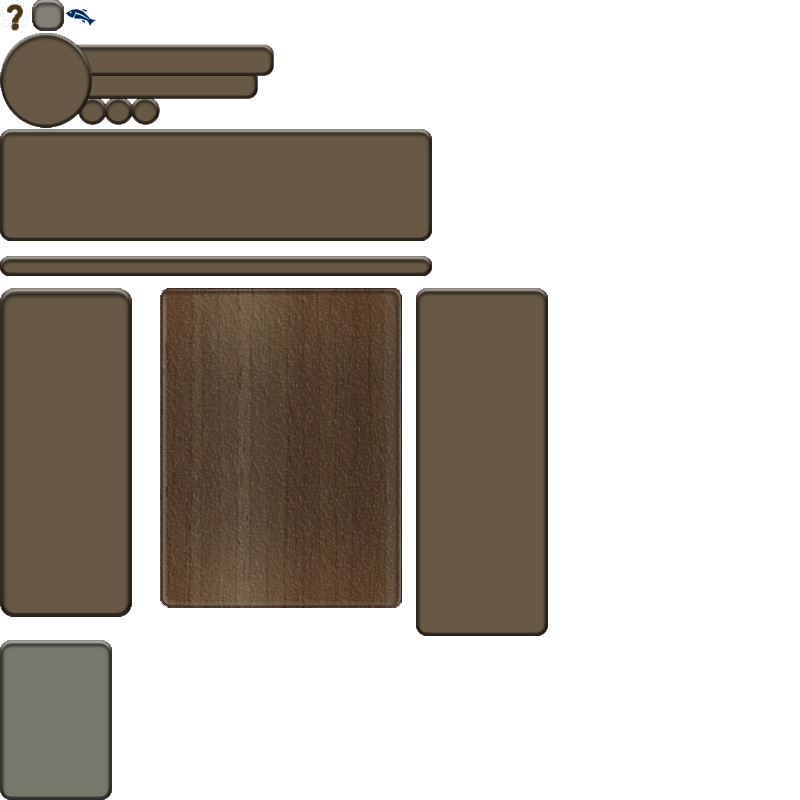
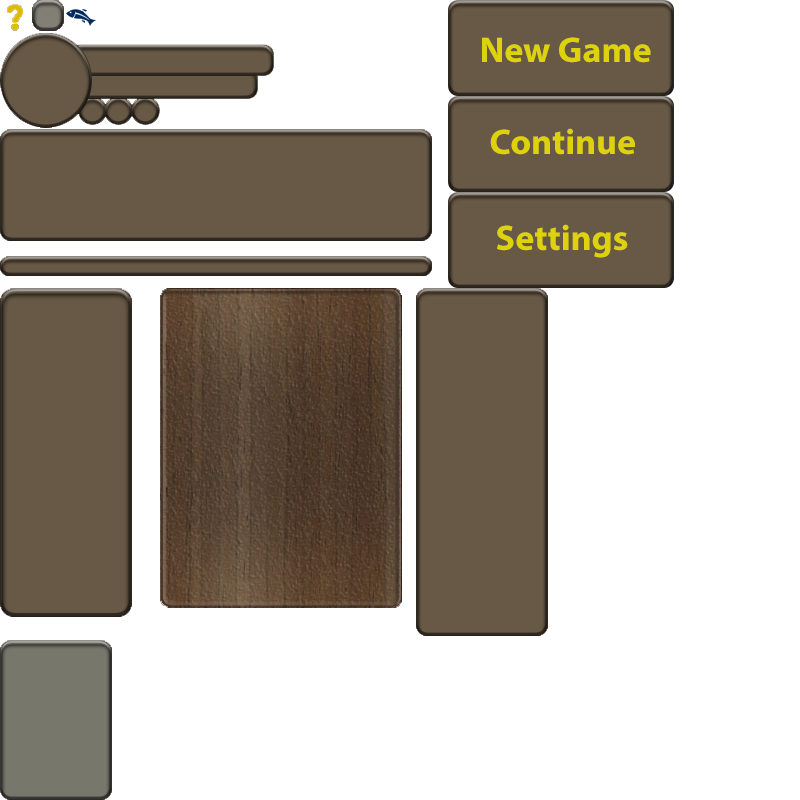
Two versions of the same layered image (800x800). Layer-by-layer changes:
added layer "Settings" above "Continue" over [497,224,628,258]
added layer "Continue" above "New Game" over [490,128,635,155]
added layer "New Game" above "Layer 2" over [482,37,651,63]
painted on "Layer 1" over [0,0,674,288]
